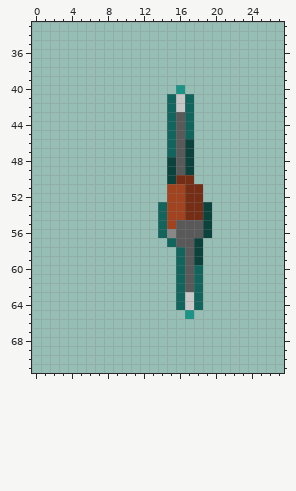
Two versions of one pixel-art file, dev/myworld/assets/authoring/equipment/battleaxe-coatings/art/held-02.aseprite. Above, as it was before the edit.
64x102 pixels, 1 frame. Shown: x 0..27, y 33..71.
After:
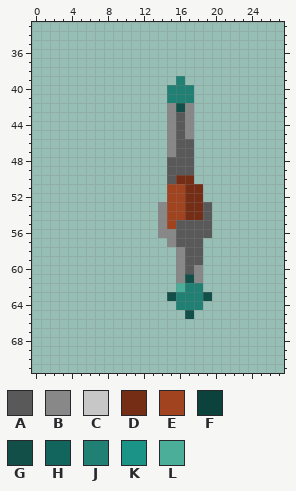
Palette (. is transparent): A #595959  B #888888  C #c7c7c7  D #752d16  E #a0431e  F #0c423c  G #124f48  H #12655c  J #208073  K #1b9487  L #4aae99
Commit: Apply approved pooled slime rims to viscous battleaxe inventory and held sprites
Changes in this commit:
layer "Uncoated original" added
layer "Approved B - pooled rim" added
layer "Layer" removed
Layers "Approved B - pooled rim", "Uncoated original":
y 39: x 16 . -> J
y 40: x 15..17 .K. -> JJJ
y 41: x 15..17 HCH -> JJJ
y 42: x 15..17 HCH -> BGB
y 43..45: x 15 H -> B; x 17 H -> B
y 46..47: x 15 H -> B; x 17 F -> A
y 48..49: x 15 F -> A; x 17 F -> A
y 50: x 15 F -> A
y 53..56: x 14 H -> B; x 19 F -> A
y 57: x 15 H -> B; x 18 F -> A
y 58..59: x 16 H -> B; x 18 F -> A
y 60: x 16 H -> B; x 18 H -> B
y 61: x 16..18 HAH -> BGB
y 62: x 16..18 HAH -> LJJ
y 63: x 15..19 .HCH. -> GJJJG
y 64: x 16..18 HCH -> JJJ
y 65: x 17 K -> G
